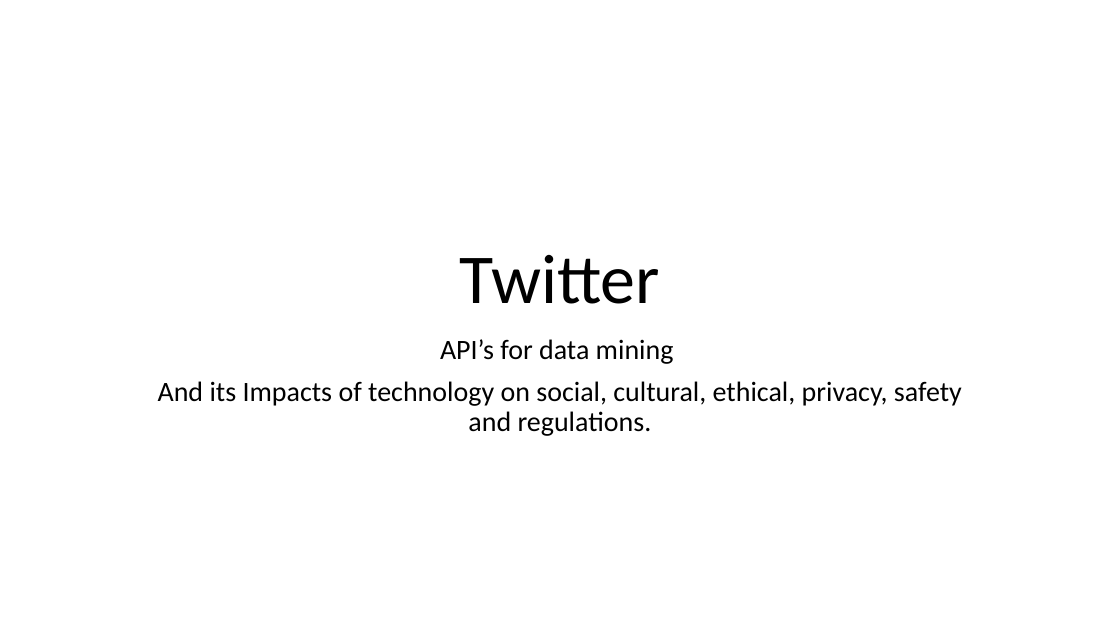
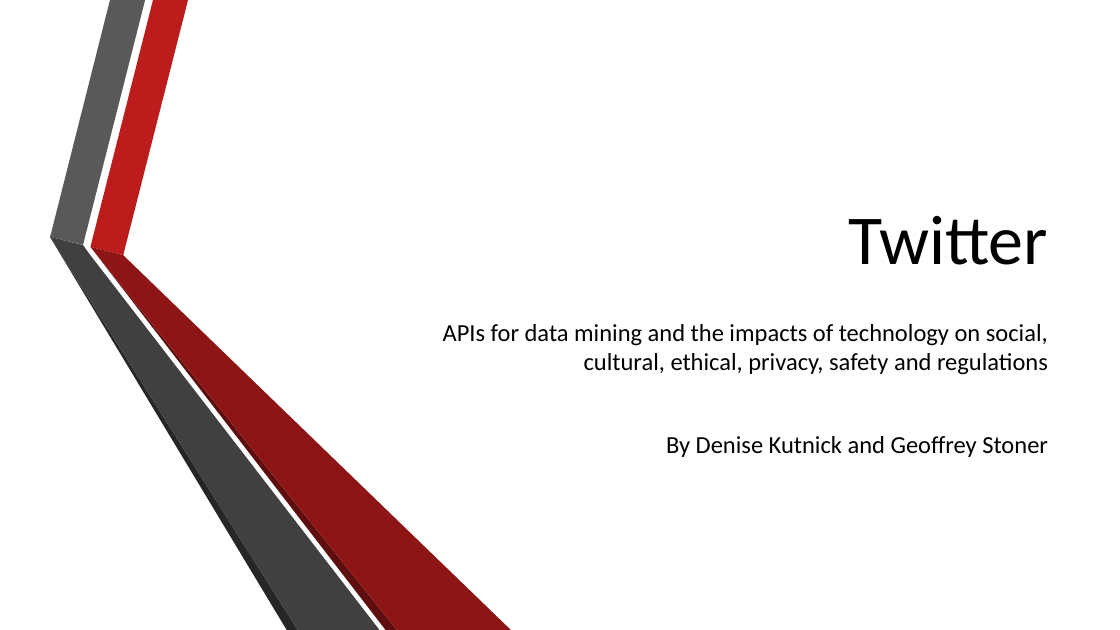
Before and after one commit to deniseygrace/COT-4935-Group-7-Project, a slide deck: slide 1 of Twitter Powerpoint_02_04_05.pptx. Drawn at 1120x630 pixels with LibreOffice and Linux fonts; fonts in the diff are those of the drawing; background and template pictures are left out. Boxes give left, top, right and bottom in pixels: in the first picture for what was removed or moved away, otherwise in the second. Text is boxed around its words. In the diff, an @@ line names an element or a change of style, - is before the commit and + after.

Commit message:
Perfected the PPT
more stuff added under APIs and case studies

```diff
--- a/Twitter Powerpoint_02_04_05.pptx
+++ b/Twitter Powerpoint_02_04_05.pptx
@@ title "Twitter": place and size @@
-title "Twitter" at bbox=[460, 255, 660, 304]
+title "Twitter" at bbox=[848, 216, 1048, 265]
@@ title "Twitter" at bbox=[848, 216, 1048, 265]: alignment centre to right; line spacing 0.9 to 1 @@
@@ group added at bbox=[50, 0, 512, 630]: 6 freeform shapes @@
@@ subtitle at bbox=[443, 324, 1048, 457]: text changed; size 24 to 21 pt @@
-API’s for data mining
-And its Impacts of technology on social, cultural, ethical, privacy, safety and regulations.
+APIs for data mining and the impacts of technology on social, cultural, ethical, privacy, safety and regulations
+By Denise Kutnick and Geoffrey Stoner
```
Also in this commit, not shown: 21 other slides changed, 11 slides added, 2 slides removed, 4 other files.
